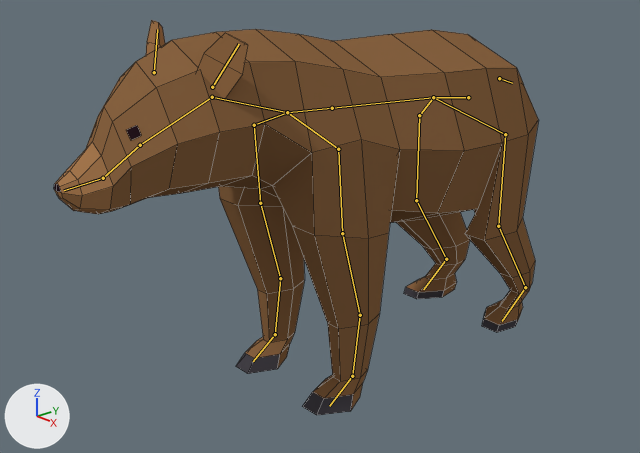
The Blender file Assets/Art/3D/Bear/Bear_Blender.blend, before and after one commit.
Rendered twice from a camera (50 mm lens) standing at (4.83, -5.35, 3.59) and looking at (-0.18, -0.85, 1.16). The lights are fixed; the arrows at lower left show +X, +Y and +Z. The picture after the commit comes second. Both versions are drawn at frame 1 of the action 'Bear_Jump'; the numbers are the values there. The bones that change, and the others that lie on the model, are drawn over the model as lines. Mesh edges are drawn as thin lines.

The first picture shows 'Mesh_Bear'.
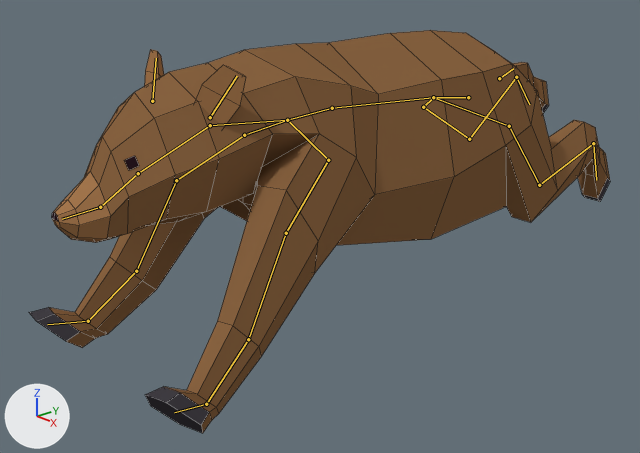
Location of each change, (x1, y1, x2, y2) in pixels of the pictures (640 x 453 px):
'Mesh_Bear', posed (20% wider)
    before: (54, 20, 538, 415)
    after: (29, 30, 610, 433)
bone 'Torso.002', root to tip
    before: (332, 108) to (287, 112)
    after: (332, 108) to (287, 120)
bone 'FrontLeg.001.L', root to tip
    before: (287, 112) to (338, 149)
    after: (287, 120) to (328, 160)
bone 'FrontLeg.002.L', root to tip
    before: (338, 149) to (342, 233)
    after: (328, 160) to (286, 233)
bone 'FrontLeg.003.L', root to tip
    before: (342, 233) to (360, 315)
    after: (286, 233) to (248, 339)
bone 'Torso.003', root to tip
    before: (287, 112) to (212, 97)
    after: (287, 120) to (210, 125)
bone 'Head.001', root to tip
    before: (212, 97) to (140, 145)
    after: (210, 125) to (138, 173)
bone 'FrontLeg.001.R', root to tip
    before: (287, 112) to (254, 125)
    after: (287, 120) to (244, 135)
bone 'FrontLeg.002.R', root to tip
    before: (254, 125) to (260, 203)
    after: (244, 135) to (176, 180)
bone 'FrontLeg.003.R', root to tip
    before: (260, 203) to (280, 278)
    after: (176, 180) to (136, 271)
bone 'BackLeg.001.L', root to tip
    before: (433, 97) to (505, 134)
    after: (433, 97) to (509, 126)
bone 'BackLeg.002.L', root to tip
    before: (505, 134) to (498, 226)
    after: (509, 126) to (539, 185)
bone 'BackLeg.003.L', root to tip
    before: (498, 226) to (525, 287)
    after: (539, 185) to (593, 143)
bone 'Tail', root to tip
    before: (499, 78) to (512, 83)
    after: (499, 78) to (513, 68)
bone 'BackLeg.001.R', root to tip
    before: (433, 97) to (419, 115)
    after: (433, 97) to (423, 107)
bone 'BackLeg.002.R', root to tip
    before: (419, 115) to (416, 200)
    after: (423, 107) to (469, 139)
bone 'BackLeg.003.R', root to tip
    before: (416, 200) to (446, 259)
    after: (469, 139) to (516, 77)

The edits, one by one:
Bone 'Torso.002' (bone_torso_002) turns from (0, 0, 0) to (7, 0, 0) degrees about its own x, y and z.
Bone 'FrontLeg.001.L' (bone_frontleg_001_l) turns from (0, 0, 0) to (12, -32, 2) degrees about its own x, y and z.
Bone 'FrontLeg.002.L' (bone_frontleg_002_l) turns from (0, 0, 0) to (15, -16, 25) degrees about its own x, y and z.
Bone 'FrontLeg.003.L' (bone_frontleg_003_l) turns from (0, 0, 0) to (-5, 0, -4) degrees about its own x, y and z.
Bone 'Torso.003' (bone_torso_003) turns from (0, 0, 0) to (5, 0, 0) degrees about its own x, y and z.
Bone 'Head.001' (bone_head_001) turns from (0, 0, 0) to (-13, 0, 0) degrees about its own x, y and z.
Bone 'FrontLeg.001.R' (bone_frontleg_001_r) turns from (0, 0, 0) to (12, 32, -2) degrees about its own x, y and z.
Bone 'FrontLeg.002.R' (bone_frontleg_002_r) turns from (0, 0, 0) to (27, 13, -29) degrees about its own x, y and z.
Bone 'FrontLeg.003.R' (bone_frontleg_003_r) turns from (0, 0, 0) to (-20, 3, 15) degrees about its own x, y and z.
Bone 'BackLeg.001.L' (bone_backleg_001_l) turns from (0, 0, 0) to (-7, 7, -2) degrees about its own x, y and z.
Bone 'BackLeg.002.L' (bone_backleg_002_l) turns from (0, 0, 0) to (-24, -4, -16) degrees about its own x, y and z.
Bone 'BackLeg.003.L' (bone_backleg_003_l) turns from (0, 0, 0) to (-26, -4, -17) degrees about its own x, y and z.
Bone 'Tail' (bone_tail) turns from (0, 0, 0) to (36, 0, 0) degrees about its own x, y and z.
Bone 'BackLeg.001.R' (bone_backleg_001_r) turns from (0, 0, 0) to (-7, -7, 2) degrees about its own x, y and z.
Bone 'BackLeg.002.R' (bone_backleg_002_r) turns from (0, 0, 0) to (-39, 9, 25) degrees about its own x, y and z.
Bone 'BackLeg.003.R' (bone_backleg_003_r) turns from (0, 0, 0) to (-28, 5, 18) degrees about its own x, y and z.
